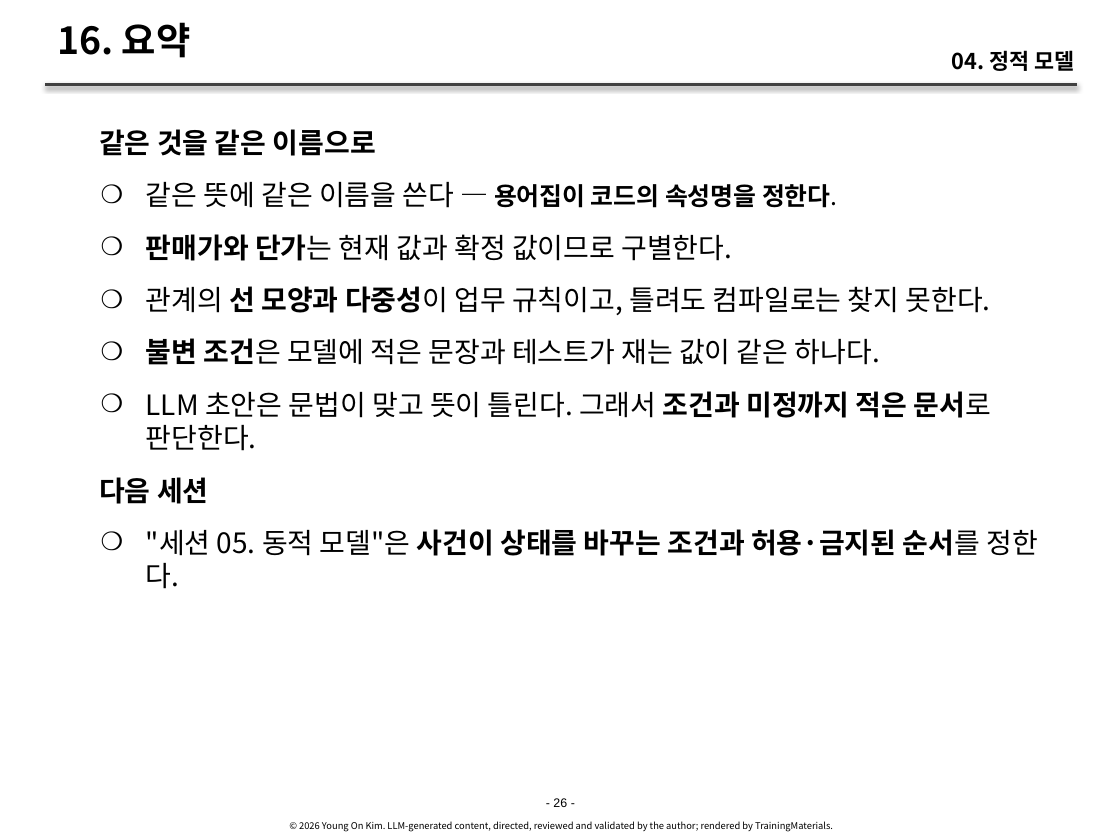
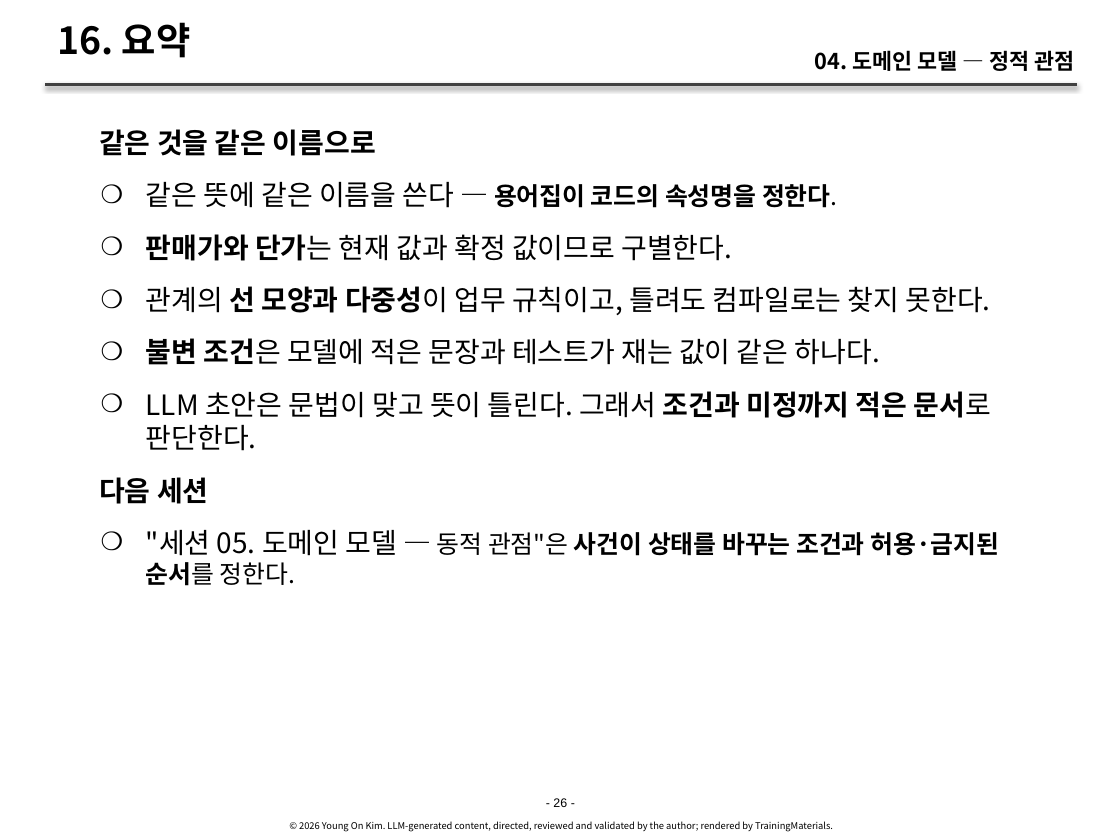
Before and after one commit to YoungSan77/TrainingMaterials, a slide deck: slide 26 of courses/ai-native/sessions/s04.pptx. Drawn at 1120x840 pixels with LibreOffice and Linux fonts; fonts in the diff are those of the drawing. Boxes give left, top, right and bottom in pixels: in the first picture for what was removed or moved away, otherwise in the second. Text is boxed around its words. In the diff, an @@ line names an element or a change of style, - is before the commit and + after.

```diff
--- a/courses/ai-native/sessions/s04.pptx
+++ b/courses/ai-native/sessions/s04.pptx
@@ text at [815,50,1075,71]: text changed @@
-04. 정적 모델
+04. 도메인 모델 — 정적 관점
@@ text at [146,530,999,586]: text changed; size 18 to 16 pt; bold off @@
-    ❍ "세션 05. 동적 모델"은 사건이 상태를 바꾸는 조건과 허용·금지된 순서를 정한다.
+    ❍ "세션 05. 도메인 모델 — 동적 관점"은 사건이 상태를 바꾸는 조건과 허용·금지된 순서를 정한다.
```
Also in this commit, not shown: 29 other slides changed, 23 other files.
